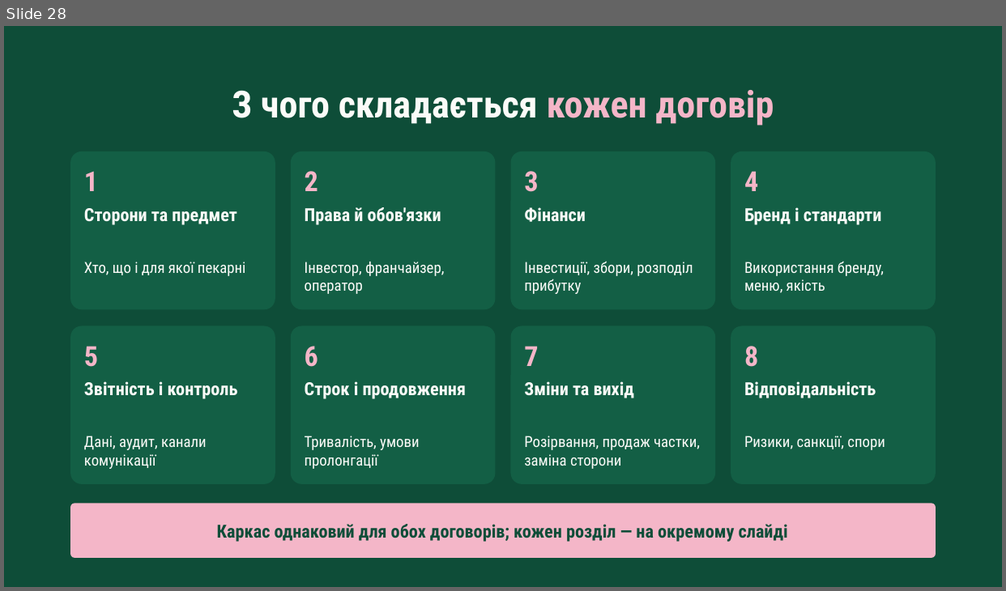
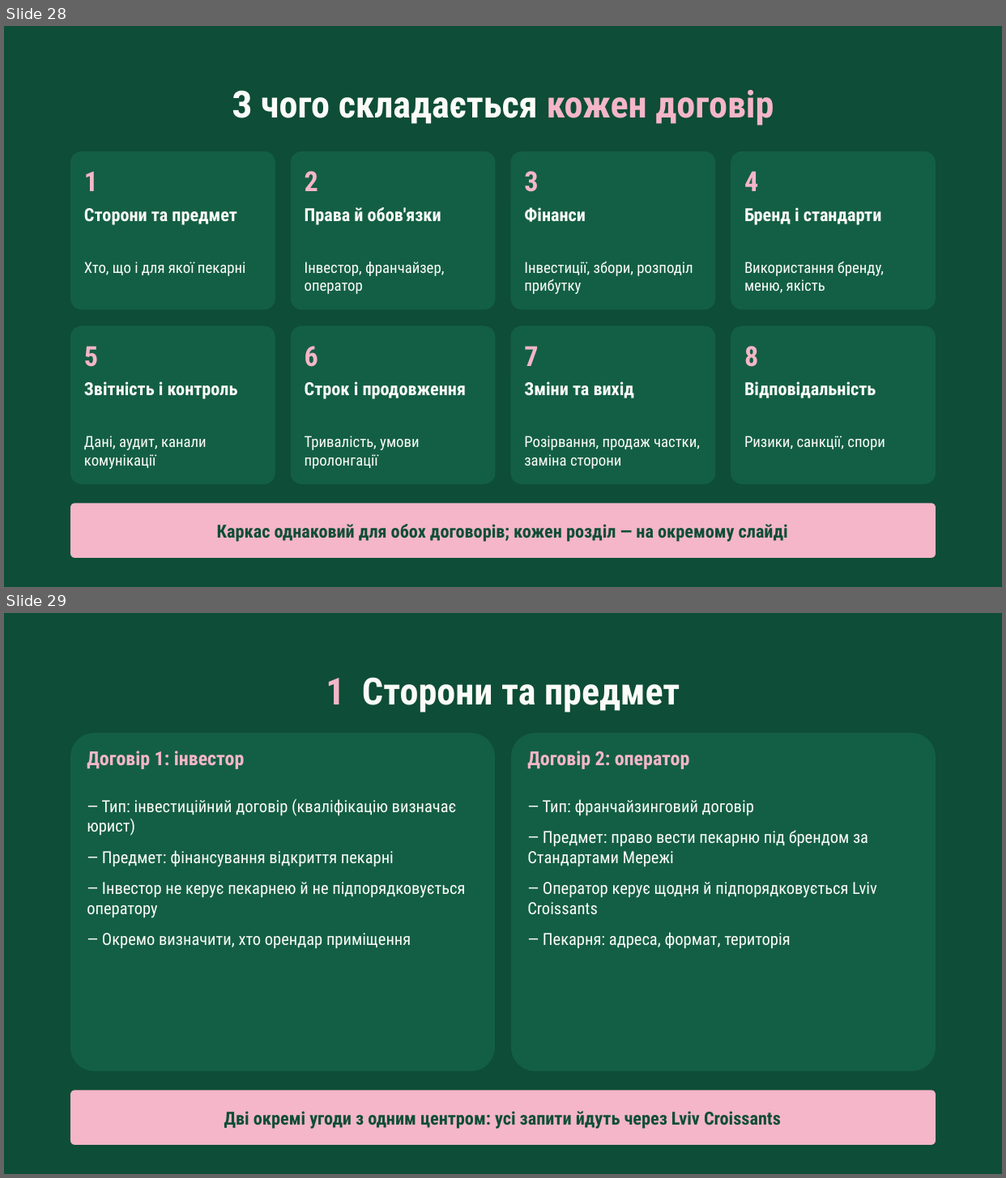
Before and after one commit to denfidiriv-cmyk/xcrypto, a slide deck: presentation_with_contract.pptx. Shown one above the other, each under a label of ours: slide 28 before the commit, slides 28 and 29 after it. The pictures are 1006x591 and 1006x1178 pixels, drawn with LibreOffice and Linux fonts; fonts in the diff are those of the drawing. Boxes give left, top, right and bottom in pixels: in the first picture for what was removed or moved away, otherwise in the second. Text is boxed around its words. In the diff, an @@ line names an element or a change of style, - is before the commit and + after.

```diff
--- a/presentation_with_contract.pptx
+++ b/presentation_with_contract.pptx
@@ slide 29 added at [4,613,1002,1174], background #0E4D38 @@
@@ text added at [326,677,680,713], 54 pt, text #FBFBF8, bold @@
+1 Сторони та предмет
@@ rounded rectangle added at [70,733,495,1071], fill #135F45 @@
@@ rounded rectangle added at [511,733,935,1071], fill #135F45 @@
@@ text added at [87,751,245,769], 28 pt, text #F4B6C8, bold @@
+Договір 1: інвестор
@@ text added at [527,751,690,769], 28 pt, text #F4B6C8, bold @@
+Договір 2: оператор
@@ text added at [87,799,465,948], 24 pt, text #FBFBF8 @@
+— Тип: інвестиційний договір (кваліфікацію визначає юрист)
+— Предмет: фінансування відкриття пекарні
+— Інвестор не керує пекарнею й не підпорядковується оператору
+— Окремо визначити, хто орендар приміщення
@@ text added at [527,799,877,948], 24 pt, text #FBFBF8 @@
+— Тип: франчайзинговий договір
+— Предмет: право вести пекарню під брендом за Стандартами Мережі
+— Оператор керує щодня й підпорядковується Lviv Croissants
+— Пекарня: адреса, формат, територія
@@ rounded rectangle added at [70,1091,935,1145], fill #F4B6C8 @@
@@ text added at [224,1111,781,1129], 26 pt, text #0E4D38, bold @@
+Дві окремі угоди з одним центром: усі запити йдуть через Lviv Croissants
```
Also in this commit, not shown: 8 other slides added, 8 slides removed.
